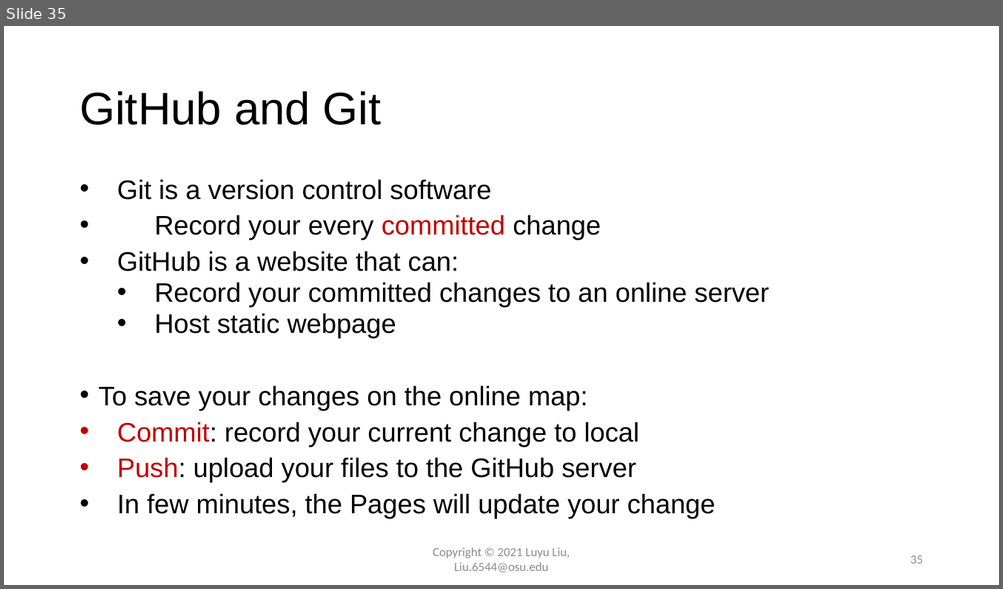
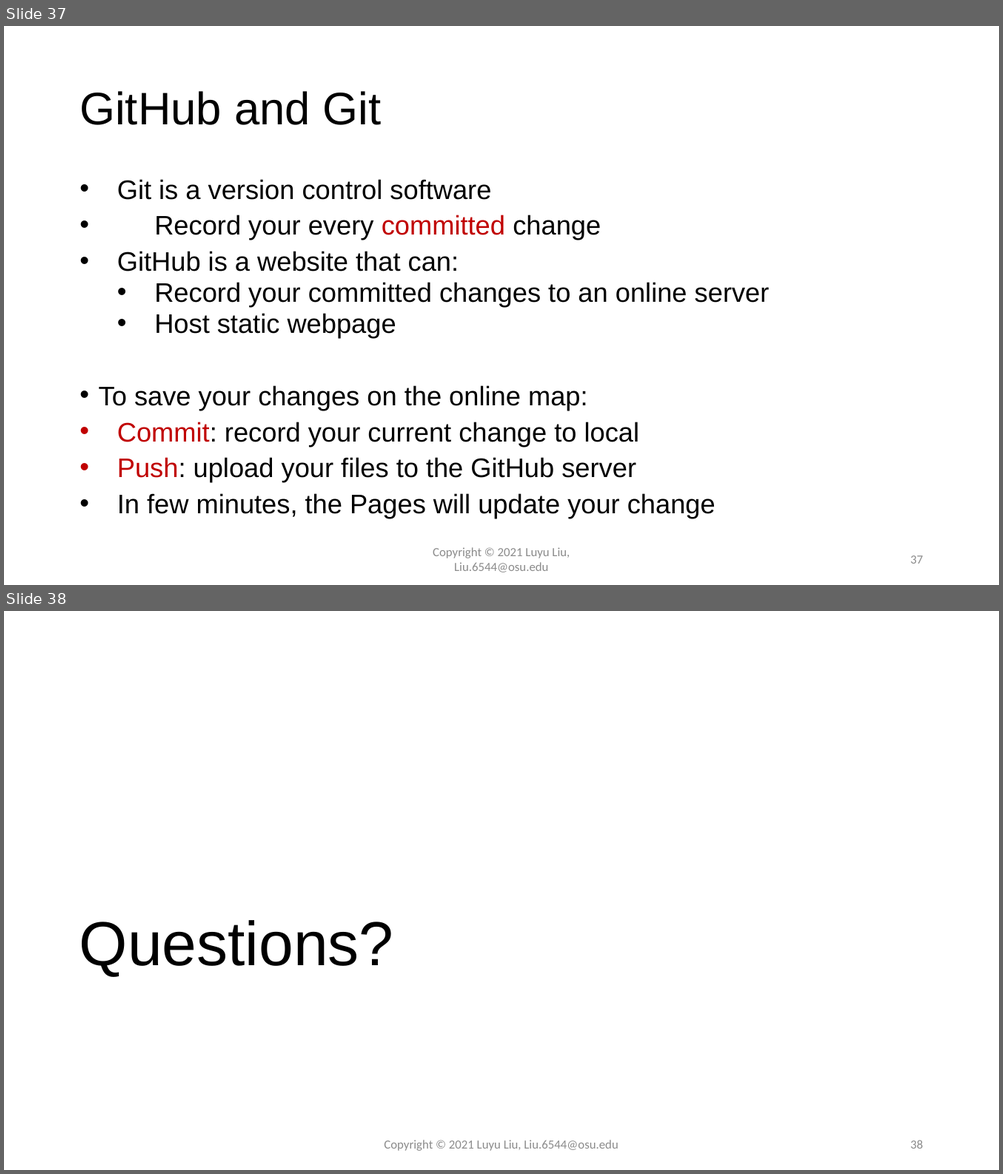
Before and after one commit to luyuliu/vizathon-geovisualization, a slide deck: doc/presentation_vizathon.pptx. Shown one above the other, each under a label of ours: slide 35 before the commit, slides 37 and 38 after it. The pictures are 1003x589 and 1003x1174 pixels, drawn with LibreOffice and Linux fonts; fonts in the diff are those of the drawing; background and template pictures are left out. Boxes give left, top, right and bottom in pixels: in the first picture for what was removed or moved away, otherwise in the second. Text is boxed around its words. In the diff, an @@ line names an element or a change of style, - is before the commit and + after.

```diff
--- a/doc/presentation_vizathon.pptx
+++ b/doc/presentation_vizathon.pptx
@@ slide 38 added at (4, 611, 999, 1170), background #FFFFFF @@
@@ title added at (79, 920, 394, 977), 60 pt, text #000000 @@
+Questions?
@@ text added at (384, 1140, 617, 1151), 12 pt, text #8C8C8C @@
+Copyright © 2021 Luyu Liu, Liu.6544@osu.edu
@@ page number added at (910, 1140, 922, 1149), 12 pt, text #8C8C8C @@
+38
@@ what was slide 35 is now slide 37 @@
@@ page number at (910, 556, 922, 564): text changed @@
-35
+37
```
Also in this commit, not shown: 2 slides changed, 2 other slides added, 3 other files.
